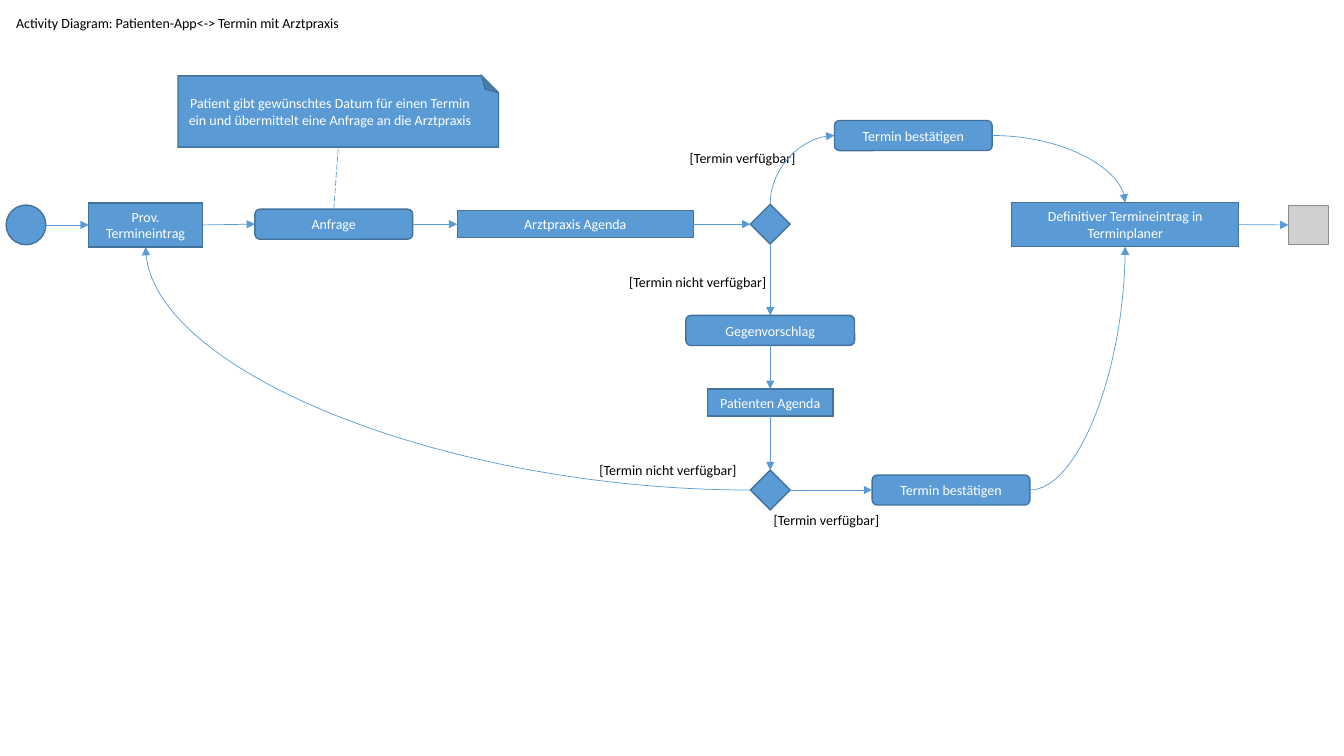
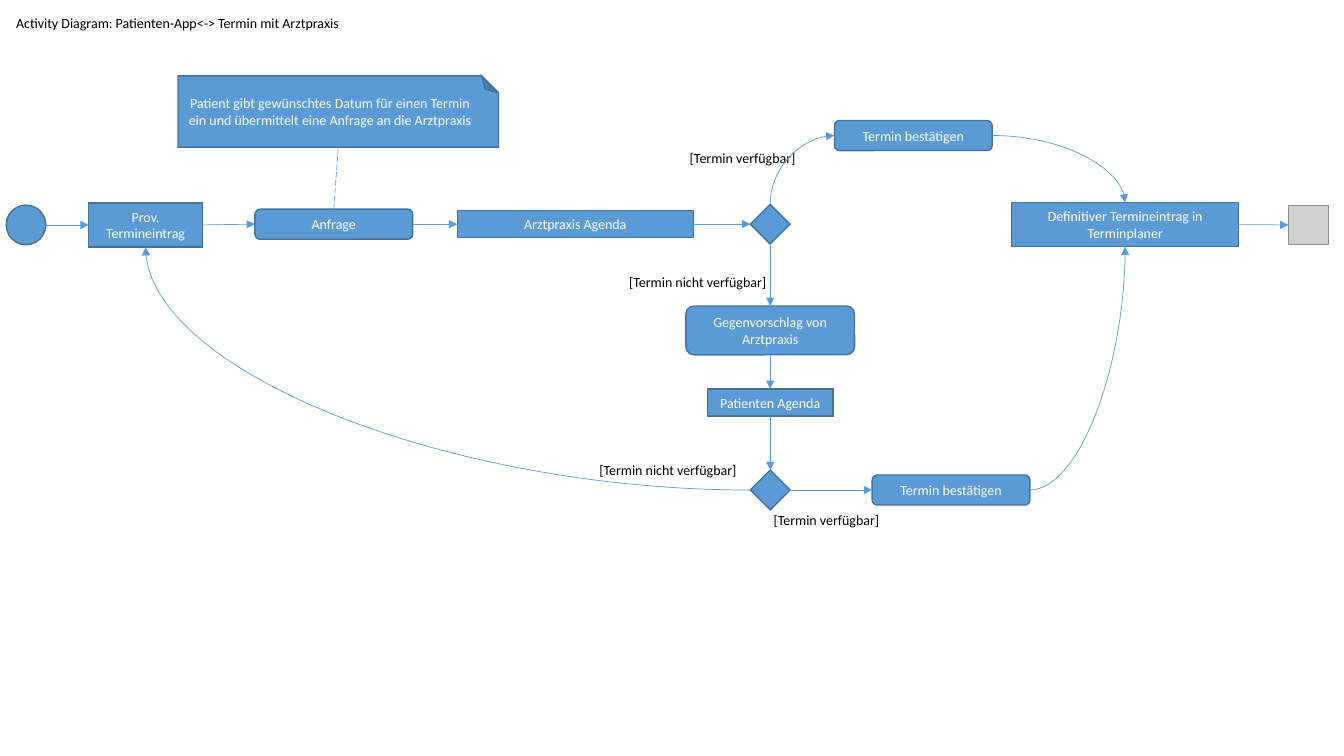
Before and after one commit to zyssm4/ch.bfh.btx8081.w2015.red, a slide deck: slide 1 of doc/Task06/TerminArztpraxis.pptx. Drawn at 1344x756 pixels with LibreOffice and Linux fonts; fonts in the diff are those of the drawing; grey boxes stand for pictures. Boxes give left, top, right and bottom in pixels: in the first picture for what was removed or moved away, otherwise in the second. Text is boxed around its words. In the diff, an @@ line names an element or a change of style, - is before the commit and + after.

Commit message:
Updated

```diff
--- a/doc/Task06/TerminArztpraxis.pptx
+++ b/doc/Task06/TerminArztpraxis.pptx
@@ arrow moved from (770, 244) - (770, 316) to (770, 244) - (770, 307) @@
@@ rounded rectangle "Gegenvorschlag von Arztpraxis": place and size @@
-rounded rectangle "Gegenvorschlag von Arztpraxis" at [686, 316, 854, 346]
+rounded rectangle "Gegenvorschlag von Arztpraxis" at [686, 307, 854, 355]
@@ text in rounded rectangle at [713, 317, 827, 347]: text changed @@
-Gegenvorschlag
+Gegenvorschlag von Arztpraxis
@@ arrow moved from (770, 346) - (770, 389) to (770, 355) - (770, 389) @@
```
